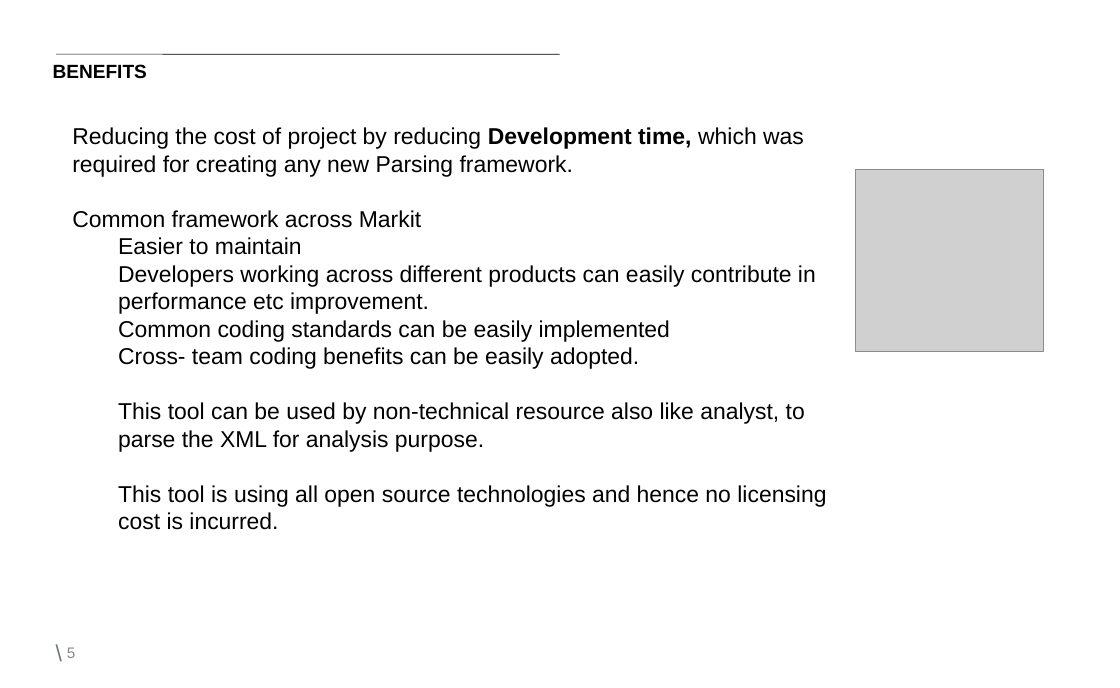
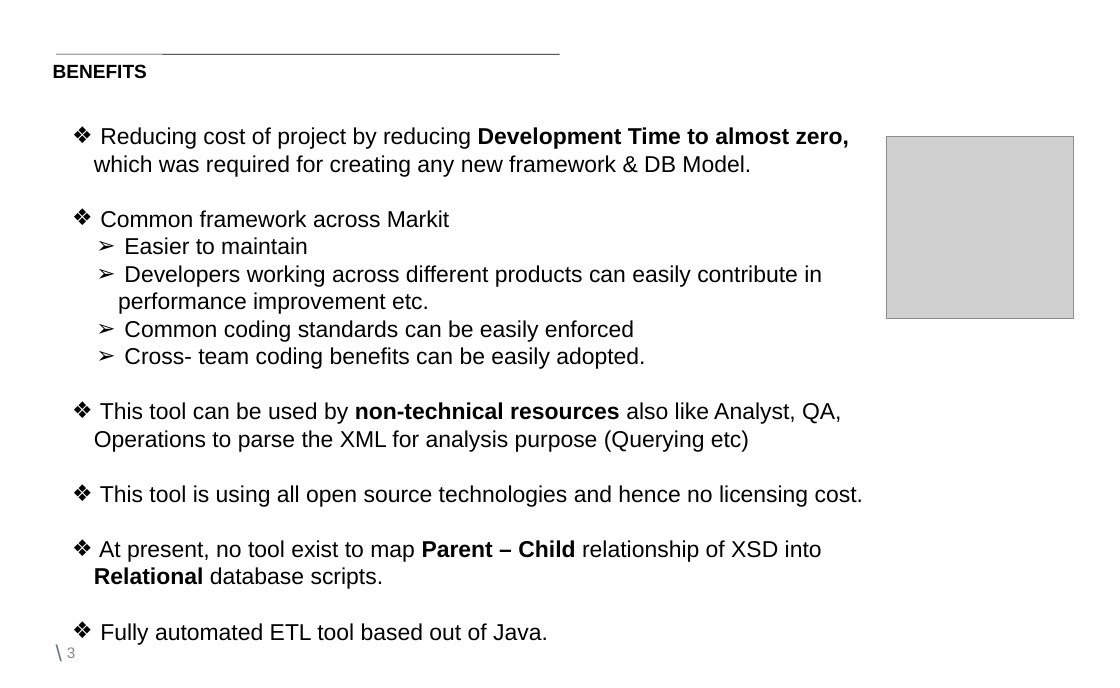
Before and after one commit to nitinsingh008/XML-Analytics, a slide deck: slide 3 of Document/XAP/Markit Technovation-XAP Final- 1.0v.ppt (slide 5 before the commit). Drawn at 1120x688 pixels with LibreOffice and Linux fonts; fonts in the diff are those of the drawing; grey boxes stand for pictures; background and template pictures are left out. Boxes give left, top, right and bottom in pixels: in the first picture for what was removed or moved away, otherwise in the second. Text is boxed around its words. In the diff, an @@ line names an element or a change of style, - is before the commit and + after.

```diff
--- a/Document/XAP/Markit Technovation-XAP Final- 1.0v.ppt
+++ b/Document/XAP/Markit Technovation-XAP Final- 1.0v.ppt
@@ text at (x1=94, y1=127, x2=849, y2=177): text changed @@
-Reducing the cost of project by reducing Development time, which was required for creating any new Parsing framework.
+❖ Reducing cost of project by reducing Development Time to almost zero, which was required for creating any new framework & DB Model.
@@ picture moved from (x1=856, y1=170, x2=1043, y2=351) to (x1=886, y1=137, x2=1073, y2=318) @@
@@ text at (x1=100, y1=210, x2=645, y2=369): bullet none to ❖; bullet none to ➢ @@
@@ text at (x1=118, y1=265, x2=822, y2=342): text changed @@
-  Developers working across different products can easily contribute in performance etc improvement.
-  Common coding standards can be easily implemented
+  ➢ Developers working across different products can easily contribute in performance improvement etc.
+  ➢ Common coding standards can be easily enforced
@@ text at (x1=94, y1=402, x2=863, y2=645): text changed @@
-This tool can be used by non-technical resource also like analyst, to parse the XML for analysis purpose.
-This tool is using all open source technologies and hence no licensing cost is incurred.
+❖ This tool can be used by non-technical resources also like Analyst, QA, Operations to parse the XML for analysis purpose (Querying etc)
+❖ This tool is using all open source technologies and hence no licensing cost.
+❖ At present, no tool exist to map Parent – Child relationship of XSD into Relational database scripts.
+❖ Fully automated ETL tool based out of Java.
@@ page number at (x1=67, y1=647, x2=75, y2=658): text changed @@
-5
+3
```
Also in this commit, not shown: 4 other slides changed, 1 slide added, 3 slides removed, 1 other file.
